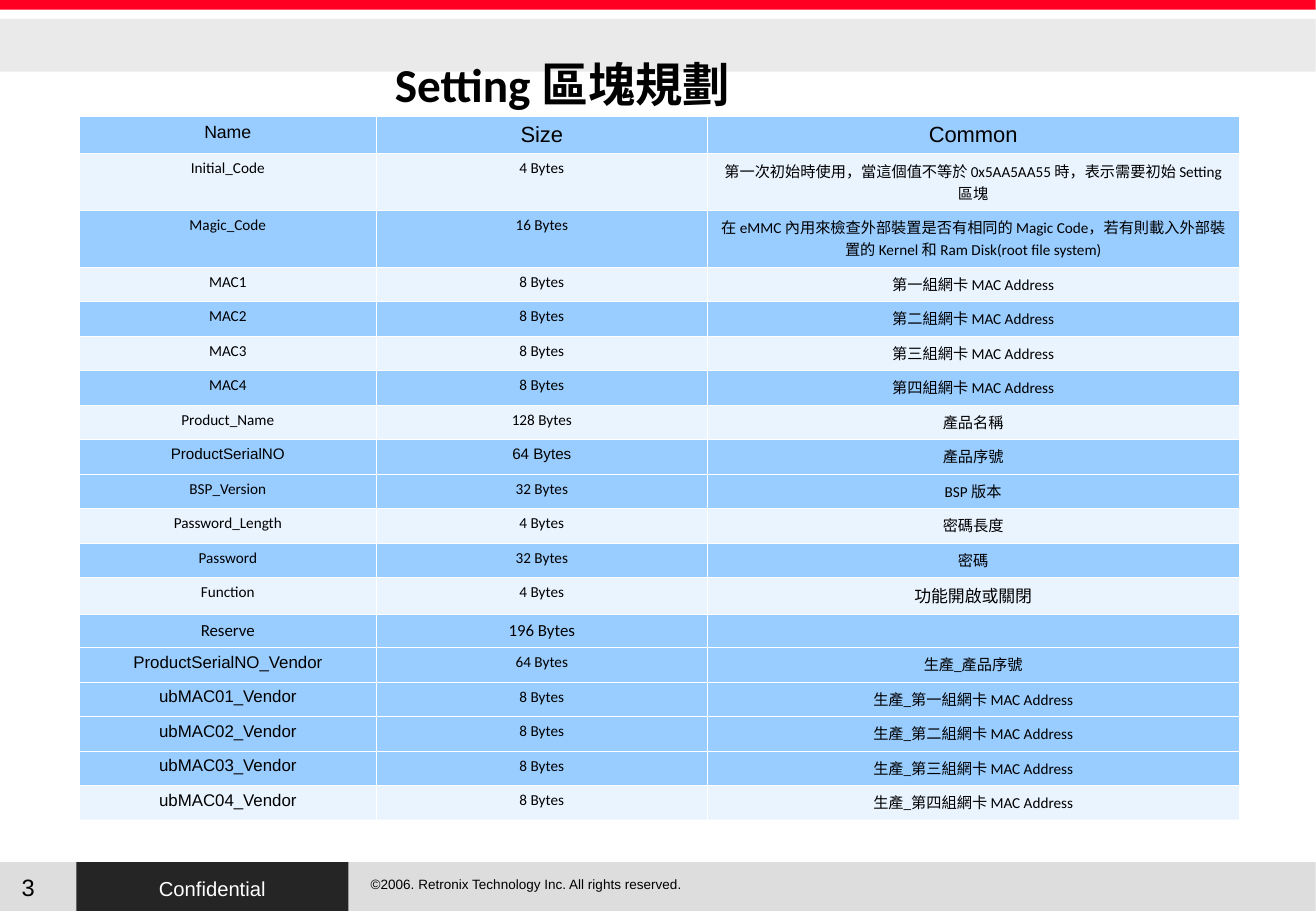
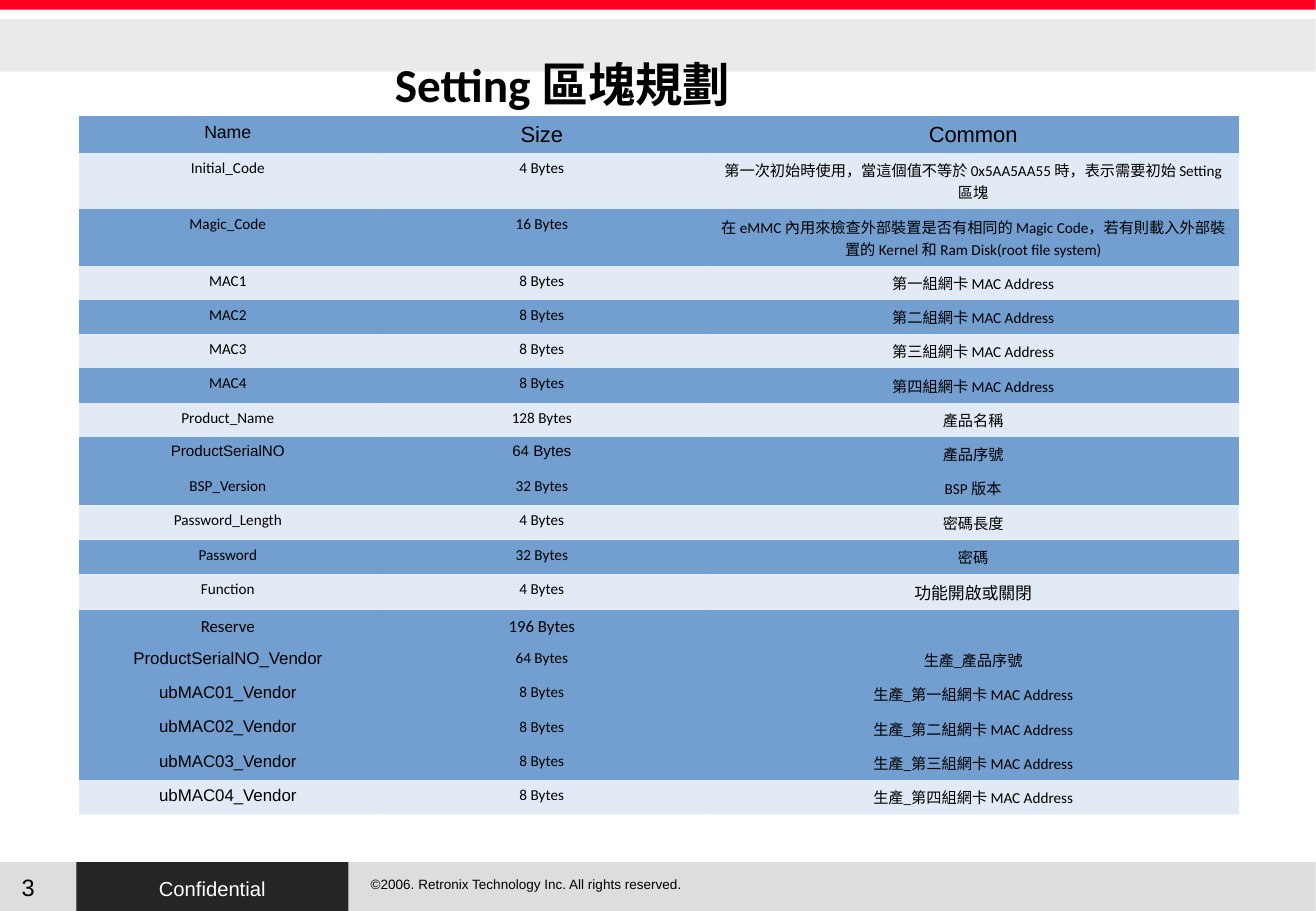
Before and after one commit to RetronixTechInc/u-boot-rtx, a slide deck: slide 3 of RTX/uboot.odp. Drawn at 1316x911 pixels with LibreOffice and Linux fonts; fonts in the diff are those of the drawing; background and template pictures are left out. Boxes give left, top, right and bottom in pixels: in the first picture for what was removed or moved away, otherwise in the second. Text is boxed around its words. In the diff, an @@ line names an element or a change of style, - is before the commit and + after.

```diff
--- a/RTX/uboot.odp
+++ b/RTX/uboot.odp
@@ table at (x1=79, y1=117, x2=1239, y2=814) @@
@@ fill #99CCFF to #729FCF in 36 cells @@
@@ fill #99CCFF at 20% opacity to #729FCF at 20% opacity in 21 cells @@
@@ borders changed @@
```
Also in this commit, not shown: 1 other slide changed, 5 slides added, 1 other file.
